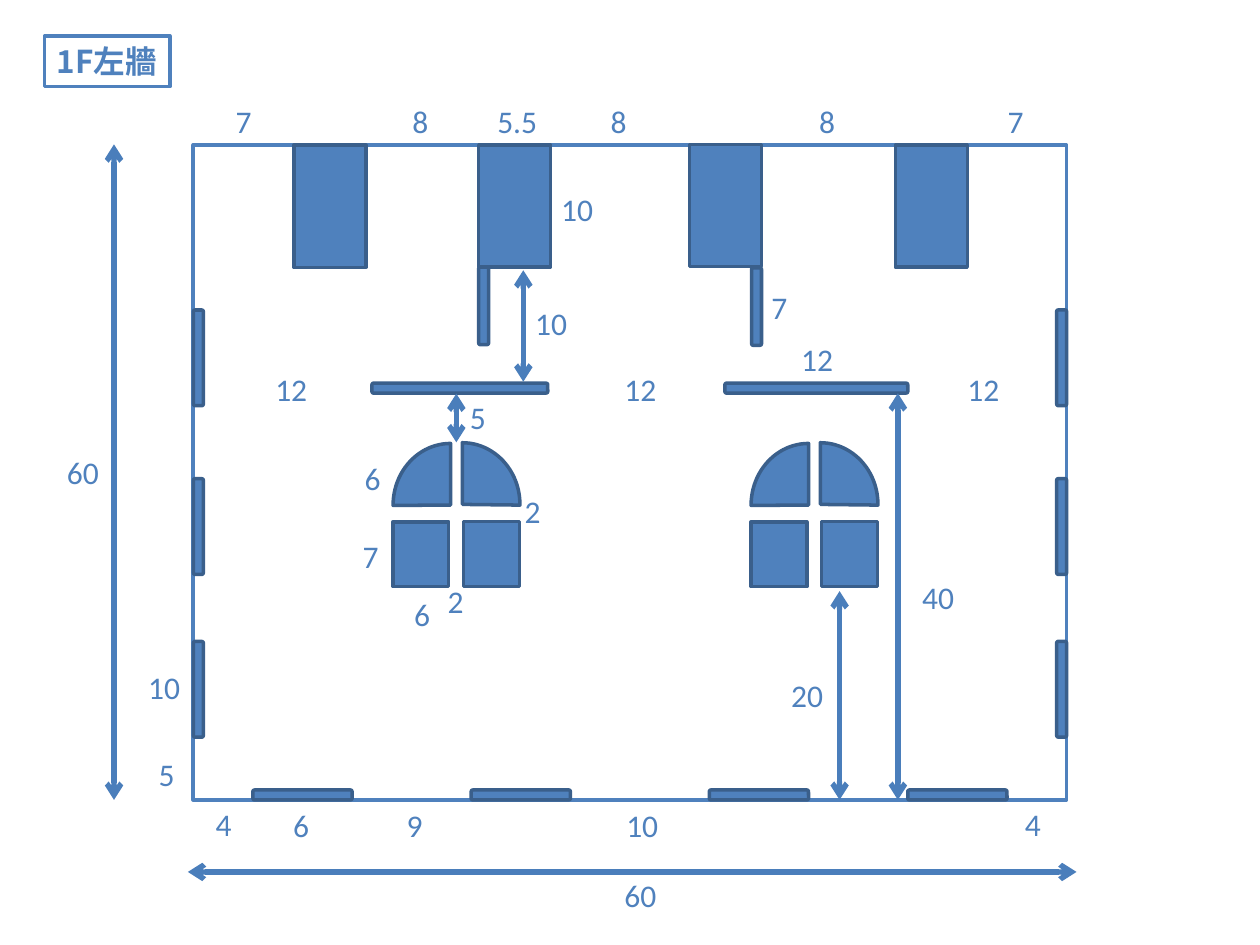
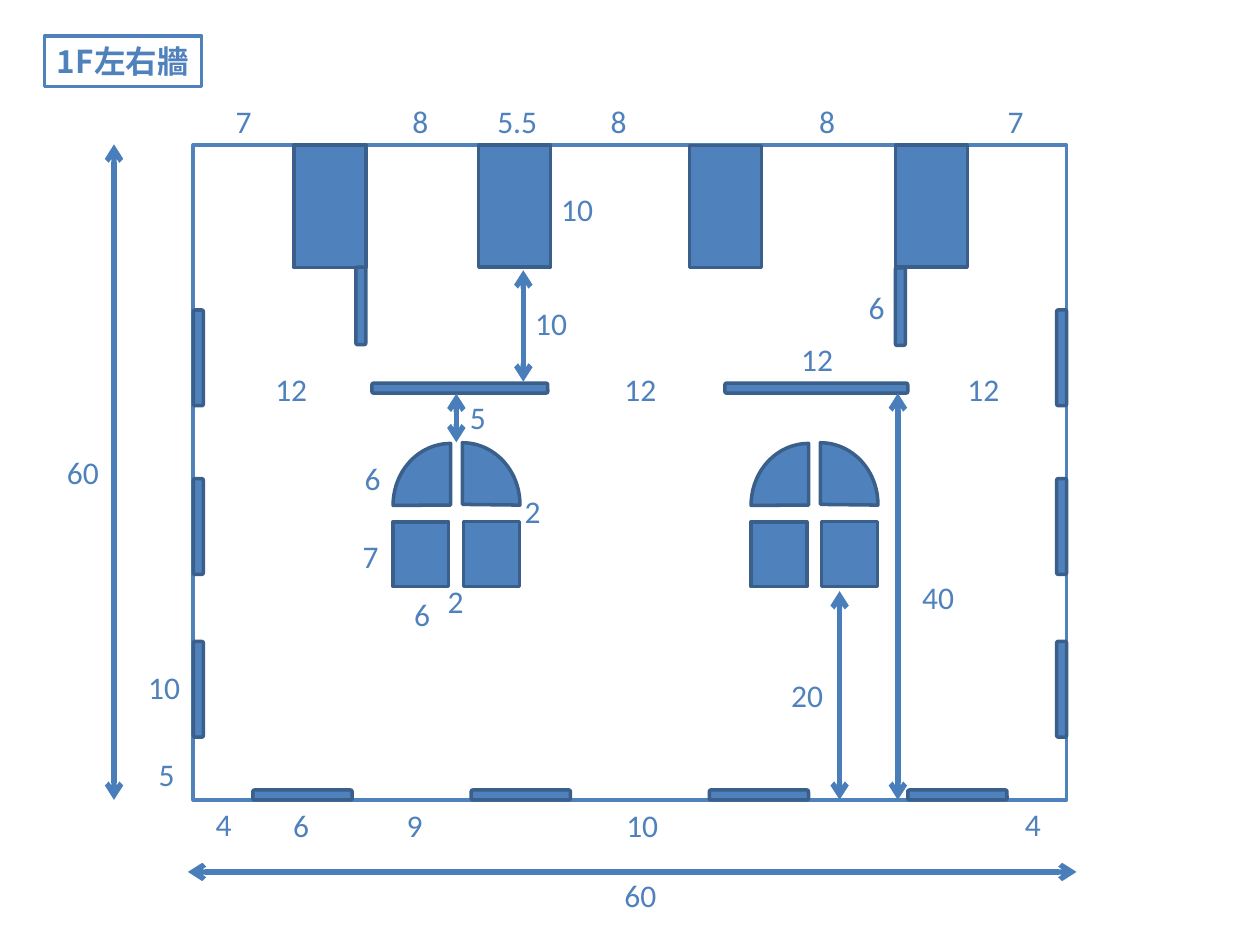
Before and after one commit to daichin/cat-house, a slide deck: slide 4 of cat_house.pptx. Drawn at 1260x945 pixels with LibreOffice and Linux fonts; fonts in the diff are those of the drawing. Boxes give left, top, right and bottom in pixels: in the first picture for what was removed or moved away, otherwise in the second. Text is boxed around its words. In the diff, an @@ line names an element or a change of style, - is before the commit and + after.

```diff
--- a/cat_house.pptx
+++ b/cat_house.pptx
@@ rectangle "1F左右牆" resized from (x1=44, y1=37, x2=169, y2=87) to (x1=44, y1=37, x2=202, y2=87) @@
@@ text in rectangle at (x1=57, y1=46, x2=189, y2=76): text changed @@
-1F左牆
+1F左右牆
@@ rounded rectangle moved from (x1=479, y1=267, x2=489, y2=345) to (x1=357, y1=267, x2=367, y2=345) @@
@@ rounded rectangle moved from (x1=752, y1=267, x2=762, y2=345) to (x1=896, y1=267, x2=906, y2=345) @@
@@ text at (x1=869, y1=297, x2=885, y2=319): text changed @@
-7
+6
```
Also in this commit, not shown: 4 other slides changed, 12 slides added, 1 slide removed, 4 other files.
